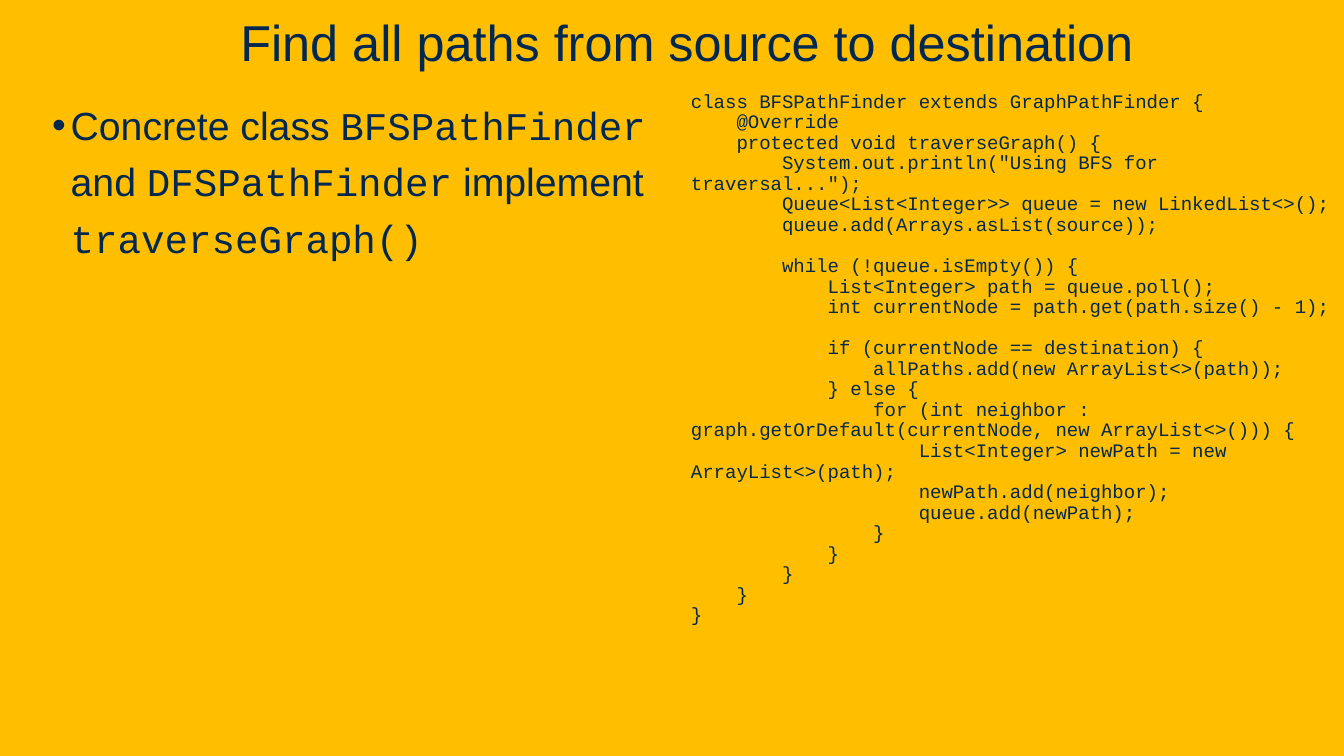
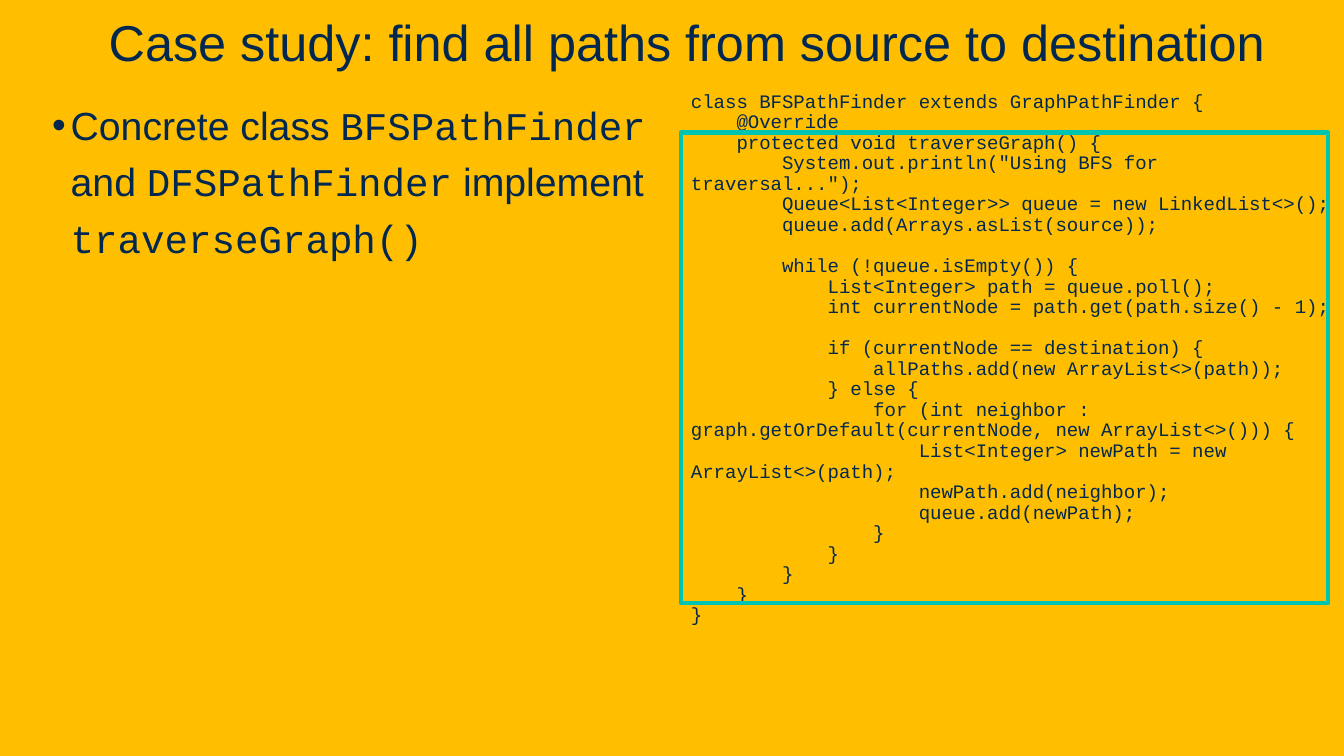
Before and after one commit to davsec-teaching/ECS160-Winter2025, a slide deck: slide 109 of slides/8_design_patterns.pptx (slide 95 before the commit). Drawn at 1344x756 pixels with LibreOffice and Linux fonts; fonts in the diff are those of the drawing; background and template pictures are left out. Boxes give left, top, right and bottom in pixels: in the first picture for what was removed or moved away, otherwise in the second. Text is boxed around its words. In the diff, an @@ line names an element or a change of style, - is before the commit and + after.

```diff
--- a/slides/8_design_patterns.pptx
+++ b/slides/8_design_patterns.pptx
@@ title at (x1=109, y1=24, x2=1265, y2=71): text changed @@
-Find all paths from source to destination
+Case study: find all paths from source to destination
@@ rectangle added at (x1=681, y1=133, x2=1328, y2=604), outline #00C4B2 3.25 pt @@
```
Also in this commit, not shown: 15 other slides changed, 28 slides added, 2 slides removed.
